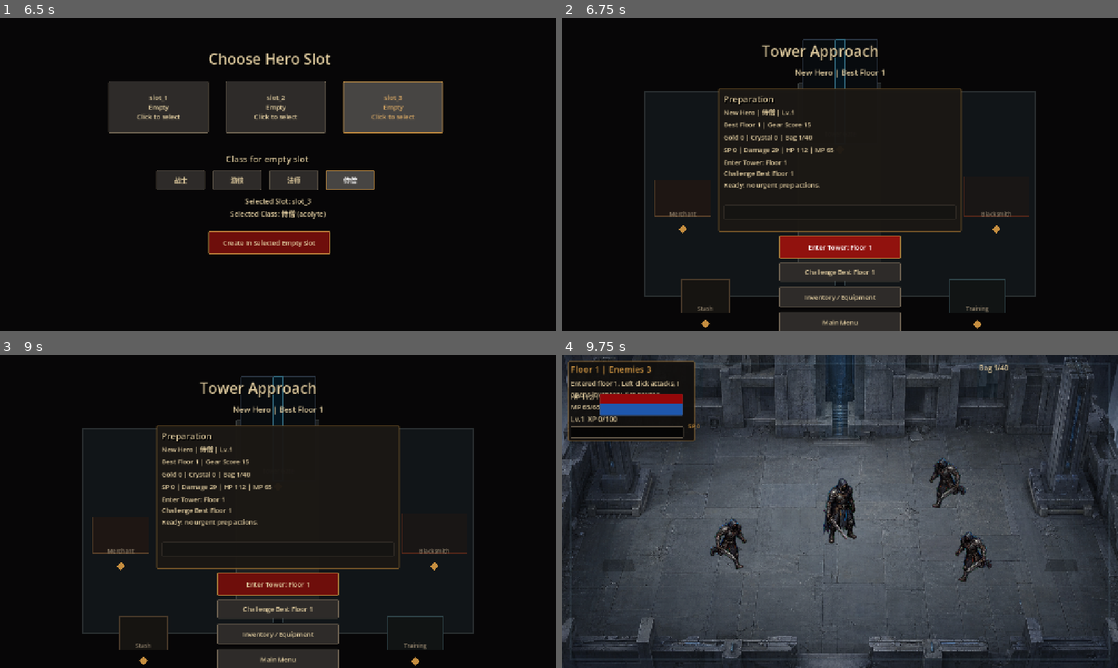
Above: before the commit, frames 1-4 (two rows, left to right).
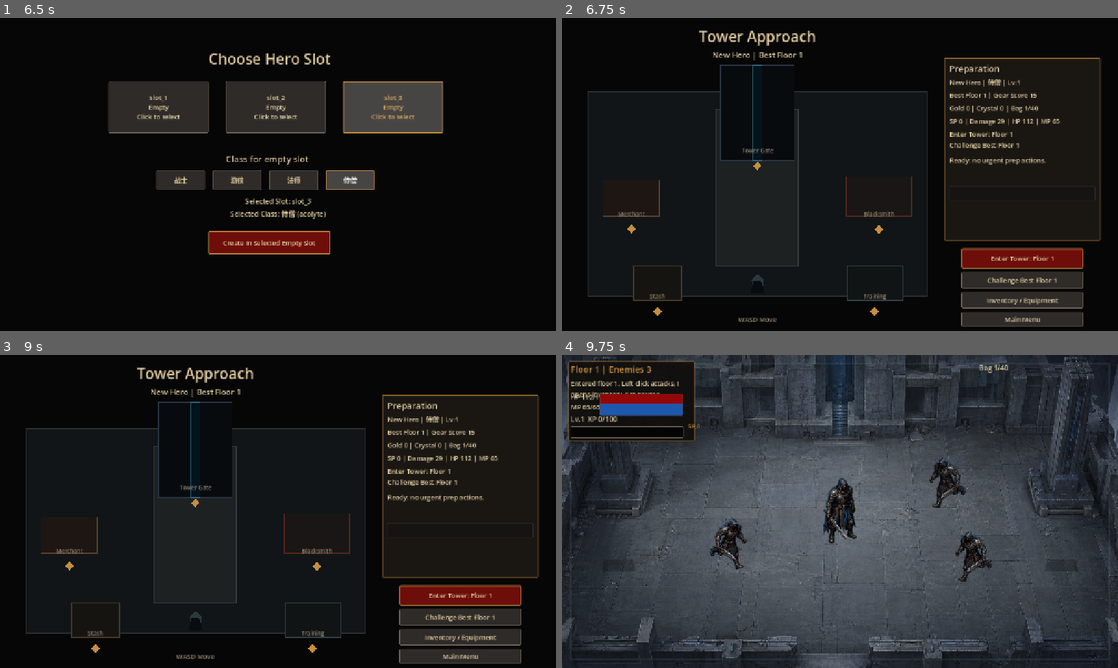
Above: after the commit, the same moments.

Repository: huhejie2009/dark-tower-2d-arpg
Game: Godot game, scene res://scenes/MainMenu.tscn
Two runs of this game, one before a commit and one after it. Both use one fixed random seed, a clock stepped at 60 frames per second and the inputs below.
Inputs:
- Up to frame 1 (6.5 s): click "Start Game" at 0.5 s; click "slot_1 Empty Click to select" at 1.25 s; click "slot_2 Empty Click to select" at 2 s; click "slot_3 Empty Click to select" at 2.75 s; click "战士" at 3.5 s; click "游侠" at 4.25 s; click "法师" at 5 s; click "侍僧" at 5.75 s
- Up to frame 2 (6.75 s): click "Create In Selected Empty Slot" at 6.5 s
- Up to frame 3 (9 s): click "Main Menu" at 7.25 s; click "Start Game" at 8 s; click "slot_3 New Hero 侍僧 Lv.1 | Flo…" at 8.75 s
- Up to frame 4 (9.75 s): click "Enter Tower: Floor 1" at 9.5 s

Frame 1 is identical in both runs. In frame 2, 18% of the frame differs, in the area x 4-97%, y 4-100%; in frame 3, 18%; in frame 4, nothing differs.

Commit message:
Fix town visual layout QA

Diff:
--- a/scripts/app/Town.gd
+++ b/scripts/app/Town.gd
@@ -23,6 +23,12 @@
 var town_interaction_points: Dictionary = {}
 var town_player_speed := 220.0
 
+const TOWN_WORLD_CENTER := Vector2(450, 405)
+const TOWN_PANEL_POS := Vector2(880, 92)
+const TOWN_PANEL_SIZE := Vector2(360, 420)
+const TOWN_BUTTON_X := 920.0
+const TOWN_BUTTON_W := 280.0
+
 func _ready() -> void:
 	player_data = SaveManagerScript.get_active_player_data()
 	_setup_input_actions()
@@ -48,15 +54,18 @@
 	_create_town_world_space()
 
 	var title := Label.new()
+	title.name = "TownTitle"
 	title.text = "Tower Approach"
-	title.position = Vector2(460, 52)
+	title.position = Vector2(226, 18)
+	title.size = Vector2(448, 42)
+	title.horizontal_alignment = HORIZONTAL_ALIGNMENT_CENTER
 	DarkArpgUiThemeScript.style_title(title, 34)
 	add_child(title)
 
 	summary = Label.new()
 	summary.name = "TownSummary"
-	summary.position = Vector2(390, 112)
-	summary.size = Vector2(500, 42)
+	summary.position = Vector2(190, 72)
+	summary.size = Vector2(520, 42)
 	summary.horizontal_alignment = HORIZONTAL_ALIGNMENT_CENTER
 	DarkArpgUiThemeScript.style_body_label(summary, 18)
 	add_child(summary)
@@ -67,8 +76,8 @@
 	enter.name = "EnterTowerButton"
 	var start_options := TowerRunStartServiceScript.build_start_options(player_data)
 	enter.text = str(start_options.get("fresh_label", "Enter Tower: Floor 1"))
-	enter.position = Vector2(500, 500)
-	enter.size = Vector2(280, 54)
+	enter.position = Vector2(TOWN_BUTTON_X, 530)
+	enter.size = Vector2(TOWN_BUTTON_W, 46)
 	DarkArpgUiThemeScript.style_button(enter, true)
 	enter.pressed.connect(_enter_fresh_tower_run)
 	add_child(enter)
@@ -76,8 +85,8 @@
 	var best_floor := Button.new()
 	best_floor.name = "EnterBestFloorButton"
 	best_floor.text = str(start_options.get("best_label", "Challenge Best Floor"))
-	best_floor.position = Vector2(500, 562)
-	best_floor.size = Vector2(280, 44)
+	best_floor.position = Vector2(TOWN_BUTTON_X, 584)
+	best_floor.size = Vector2(TOWN_BUTTON_W, 38)
 	DarkArpgUiThemeScript.style_button(best_floor)
 	best_floor.pressed.connect(_enter_best_floor_run)
 	add_child(best_floor)
@@ -85,8 +94,8 @@
 	var inventory := Button.new()
 	inventory.name = "OpenInventoryButton"
 	inventory.text = "Inventory / Equipment"
-	inventory.position = Vector2(500, 618)
-	inventory.size = Vector2(280, 48)
+	inventory.position = Vector2(TOWN_BUTTON_X, 630)
+	inventory.size = Vector2(TOWN_BUTTON_W, 38)
 	DarkArpgUiThemeScript.style_button(inventory)
 	inventory.pressed.connect(_toggle_inventory_window)
 	add_child(inventory)
@@ -94,8 +103,8 @@
 	var menu := Button.new()
 	menu.name = "ReturnMainMenuButton"
 	menu.text = "Main Menu"
-	menu.position = Vector2(500, 676)
-	menu.size = Vector2(280, 48)
+	menu.position = Vector2(TOWN_BUTTON_X, 676)
+	menu.size = Vector2(TOWN_BUTTON_W, 34)
 	DarkArpgUiThemeScript.style_button(menu)
 	menu.pressed.connect(func(): SceneRouterScript.go_to_main_menu(get_tree()))
 	add_child(menu)
@@ -128,24 +137,24 @@
 	town_world_root.position = Vector2(0, 0)
 	add_child(town_world_root)
 
-	_add_world_rect("TownGroundPlane", Vector2(640, 405), Vector2(900, 470), Color(0.07, 0.085, 0.095, 1.0), Color(0.16, 0.18, 0.19, 1.0))
-	_add_world_rect("TownTowerRoad", Vector2(640, 360), Vector2(190, 420), Color(0.12, 0.13, 0.135, 1.0), Color(0.22, 0.23, 0.23, 1.0))
-	_add_world_rect("TownTowerSilhouette", Vector2(640, 170), Vector2(170, 240), Color(0.035, 0.045, 0.055, 1.0), Color(0.16, 0.20, 0.25, 1.0))
-	_add_world_rect("TownTowerDarkCore", Vector2(640, 170), Vector2(22, 240), Color(0.015, 0.08, 0.12, 1.0), Color(0.18, 0.38, 0.46, 1.0))
-	_add_world_rect("TownMerchantStall", Vector2(278, 414), Vector2(130, 82), Color(0.12, 0.09, 0.075, 1.0), Color(0.35, 0.25, 0.16, 1.0))
-	_add_world_rect("TownBlacksmithForge", Vector2(1000, 410), Vector2(150, 90), Color(0.10, 0.09, 0.085, 1.0), Color(0.32, 0.15, 0.10, 1.0))
-	_add_world_rect("TownStashCrate", Vector2(330, 640), Vector2(110, 78), Color(0.09, 0.08, 0.07, 1.0), Color(0.28, 0.22, 0.16, 1.0))
-	_add_world_rect("TownTrainingCircle", Vector2(956, 640), Vector2(128, 78), Color(0.07, 0.08, 0.08, 1.0), Color(0.18, 0.26, 0.28, 1.0))
-
-	_add_town_interaction_point("tower_gate", "TownTowerGateInteraction", "Tower Gate", Vector2(640, 302), "enter_tower")
-	_add_town_interaction_point("merchant", "TownMerchantInteraction", "Merchant", Vector2(278, 486), "open_inventory")
-	_add_town_interaction_point("blacksmith", "TownBlacksmithInteraction", "Blacksmith", Vector2(1000, 486), "open_inventory")
-	_add_town_interaction_point("stash", "TownStashInteraction", "Stash", Vector2(330, 704), "open_inventory")
-	_add_town_interaction_point("training", "TownTrainingInteraction", "Training", Vector2(956, 704), "open_skills")
+	_add_world_rect("TownGroundPlane", TOWN_WORLD_CENTER, Vector2(780, 470), Color(0.07, 0.085, 0.095, 1.0), Color(0.16, 0.18, 0.19, 1.0))
+	_add_world_rect("TownTowerRoad", Vector2(450, 390), Vector2(190, 360), Color(0.12, 0.13, 0.135, 1.0), Color(0.22, 0.23, 0.23, 1.0))
+	_add_world_rect("TownTowerSilhouette", Vector2(450, 218), Vector2(170, 220), Color(0.035, 0.045, 0.055, 1.0), Color(0.16, 0.20, 0.25, 1.0))
+	_add_world_rect("TownTowerDarkCore", Vector2(450, 218), Vector2(22, 220), Color(0.015, 0.08, 0.12, 1.0), Color(0.18, 0.38, 0.46, 1.0))
+	_add_world_rect("TownMerchantStall", Vector2(160, 414), Vector2(130, 82), Color(0.12, 0.09, 0.075, 1.0), Color(0.35, 0.25, 0.16, 1.0))
+	_add_world_rect("TownBlacksmithForge", Vector2(730, 410), Vector2(150, 90), Color(0.10, 0.09, 0.085, 1.0), Color(0.32, 0.15, 0.10, 1.0))
+	_add_world_rect("TownStashCrate", Vector2(220, 610), Vector2(110, 78), Color(0.09, 0.08, 0.07, 1.0), Color(0.28, 0.22, 0.16, 1.0))
+	_add_world_rect("TownTrainingCircle", Vector2(720, 610), Vector2(128, 78), Color(0.07, 0.08, 0.08, 1.0), Color(0.18, 0.26, 0.28, 1.0))
+
+	_add_town_interaction_point("tower_gate", "TownTowerGateInteraction", "Tower Gate", Vector2(450, 340), "enter_tower")
+	_add_town_interaction_point("merchant", "TownMerchantInteraction", "Merchant", Vector2(160, 486), "open_inventory")
+	_add_town_interaction_point("blacksmith", "TownBlacksmithInteraction", "Blacksmith", Vector2(730, 486), "open_inventory")
+	_add_town_interaction_point("stash", "TownStashInteraction", "Stash", Vector2(220, 675), "open_inventory")
+	_add_town_interaction_point("training", "TownTrainingInteraction", "Training", Vector2(720, 675), "open_skills")
 
 	town_player = CharacterBody2D.new()
 	town_player.name = "TownPlayer"
-	town_player.global_position = Vector2(640, 610)
+	town_player.global_position = Vector2(450, 610)
 	var shape := CollisionShape2D.new()
 	var circle := CircleShape2D.new()
 	circle.radius = 18.0
@@ -165,7 +174,7 @@
 
 	town_interaction_hint = Label.new()
 	town_interaction_hint.name = "TownInteractionHint"
-	town_interaction_hint.position = Vector2(440, 728)
+	town_interaction_hint.position = Vector2(250, 682)
 	town_interaction_hint.size = Vector2(400, 30)
 	town_interaction_hint.horizontal_alignment = HORIZONTAL_ALIGNMENT_CENTER
 	DarkArpgUiThemeScript.style_body_label(town_interaction_hint, 15, true)
@@ -231,13 +240,13 @@
 func _create_prep_panel() -> void:
 	var panel := PanelContainer.new()
 	panel.name = "TownPrepPanel"
-	panel.position = Vector2(360, 162)
-	panel.size = Vector2(560, 330)
+	panel.position = TOWN_PANEL_POS
+	panel.size = TOWN_PANEL_SIZE
 	DarkArpgUiThemeScript.style_panel(panel, true)
 	add_child(panel)
 
 	var box := VBoxContainer.new()
-	box.add_theme_constant_override("separation", 5)
+	box.add_theme_constant_override("separation", 6)
 	panel.add_child(box)
 
 	var panel_title := Label.new()
@@ -254,10 +263,10 @@
 	growth_summary = _make_prep_label("TownGrowthSummary")
 	box.add_child(growth_summary)
 	start_summary = _make_prep_label("TownStartSummary")
-	start_summary.custom_minimum_size = Vector2(520, 46)
+	start_summary.custom_minimum_size = Vector2(320, 54)
 	box.add_child(start_summary)
 	prep_recommendations = _make_prep_label("TownPrepRecommendations")
-	prep_recommendations.custom_minimum_size = Vector2(520, 52)
+	prep_recommendations.custom_minimum_size = Vector2(320, 64)
 	box.add_child(prep_recommendations)
 	prep_action_button = Button.new()
 	prep_action_button.name = "TownPrepActionButton"
@@ -271,7 +280,7 @@
 	var label := Label.new()
 	label.name = label_name
 	label.autowrap_mode = TextServer.AUTOWRAP_WORD_SMART
-	label.custom_minimum_size = Vector2(520, 24)
+	label.custom_minimum_size = Vector2(320, 24)
 	DarkArpgUiThemeScript.style_body_label(label, 15)
 	return label
 
@@ -333,7 +342,7 @@
 	town_player.global_position = _clamp_town_player_position(next_position)
 
 func _clamp_town_player_position(position: Vector2) -> Vector2:
-	return Vector2(clampf(position.x, 180.0, 1100.0), clampf(position.y, 310.0, 720.0))
+	return Vector2(clampf(position.x, 70.0, 830.0), clampf(position.y, 300.0, 685.0))
 
 func _update_town_interaction_hint() -> void:
 	if not is_instance_valid(town_interaction_hint):
--- /dev/null
+++ b/tests/regression/regression_town_playable_space_visual_layout.gd
@@ -0,0 +1,54 @@
+extends SceneTree
+
+var failures: Array[String] = []
+
+func _initialize() -> void:
+	call_deferred("_run")
+
+func _run() -> void:
+	root.size = Vector2i(1280, 720)
+	var packed := load("res://scenes/Town.tscn")
+	_expect(packed is PackedScene, "Town should load")
+	if packed is PackedScene:
+		var town: Node = packed.instantiate()
+		if town is Control:
+			(town as Control).set_anchors_preset(Control.PRESET_FULL_RECT)
+		root.add_child(town)
+		await process_frame
+		var prep_panel := town.find_child("TownPrepPanel", true, false) as Control
+		var player := town.find_child("TownPlayer", true, false) as Node2D
+		var gate := town.find_child("TownTowerGateInteraction", true, false) as Node2D
+		var hint := town.find_child("TownInteractionHint", true, false) as Control
+		var menu_button := town.find_child("ReturnMainMenuButton", true, false) as Control
+		_expect(prep_panel != null, "town should expose prep panel for layout QA")
+		_expect(player != null, "town should expose player for layout QA")
+		_expect(gate != null, "town should expose tower gate for layout QA")
+		_expect(hint != null, "town should expose interaction hint for layout QA")
+		_expect(menu_button != null, "town should expose menu button for layout QA")
+		if prep_panel != null:
+			_expect(prep_panel.position.x >= 860.0, "prep panel should live in a right-side town HUD lane")
+			_expect(prep_panel.size.x <= 390.0, "prep panel should not consume the playable world width")
+			if player != null:
+				_expect(player.global_position.x <= prep_panel.position.x - 70.0, "player should start in visible playable space, not under the prep panel")
+			if gate != null:
+				_expect(gate.global_position.x <= prep_panel.position.x - 120.0, "tower gate should remain readable outside the prep panel")
+		if hint != null:
+			_expect(hint.position.y + hint.size.y <= 716.0, "interaction hint should fit in 720p")
+		if menu_button != null:
+			_expect(menu_button.position.y + menu_button.size.y <= 716.0, "main menu button should fit in 720p")
+		town.queue_free()
+		await process_frame
+	_finish()
+
+func _finish() -> void:
+	if failures.is_empty():
+		print("NEW_PROJECT_TOWN_PLAYABLE_SPACE_VISUAL_LAYOUT_OK")
+		quit(0)
+	else:
+		for failure in failures:
+			push_error(failure)
+		quit(1)
+
+func _expect(condition: bool, message: String) -> void:
+	if not condition:
+		failures.append(message)
--- /dev/null
+++ b/tools/qa_capture_town_screenshot.gd
@@ -0,0 +1,38 @@
+extends SceneTree
+
+const OUTPUT_PATH := "res://docs/qa/screenshots/town_playable_space_1280x720.png"
+
+func _initialize() -> void:
+	call_deferred("_run")
+
+func _run() -> void:
+	root.size = Vector2i(1280, 720)
+	var packed := load("res://scenes/Town.tscn")
+	if not (packed is PackedScene):
+		push_error("Town scene failed to load.")
+		quit(1)
+		return
+	var town: Node = packed.instantiate()
+	if town is Control:
+		(town as Control).set_anchors_preset(Control.PRESET_FULL_RECT)
+	root.add_child(town)
+	for _i in range(12):
+		await process_frame
+	RenderingServer.force_sync()
+	var texture := root.get_texture()
+	if texture == null:
+		push_error("Town screenshot texture is null.")
+		quit(1)
+		return
+	var image := texture.get_image()
+	var absolute_path := ProjectSettings.globalize_path(OUTPUT_PATH)
+	DirAccess.make_dir_recursive_absolute(absolute_path.get_base_dir())
+	var error := image.save_png(absolute_path)
+	root.remove_child(town)
+	town.queue_free()
+	if error != OK:
+		push_error("Failed to save town screenshot: %s" % error_string(error))
+		quit(1)
+		return
+	print("TOWN_SCREENSHOT_SAVED %s" % absolute_path)
+	quit(0)
Binary file added: docs/qa/screenshots/town_playable_space_1280x720.png
Not shown, changed: README.md
Not shown, added: docs/progress/2026-06-11-town-visual-qa-layout-fix-progress.md
